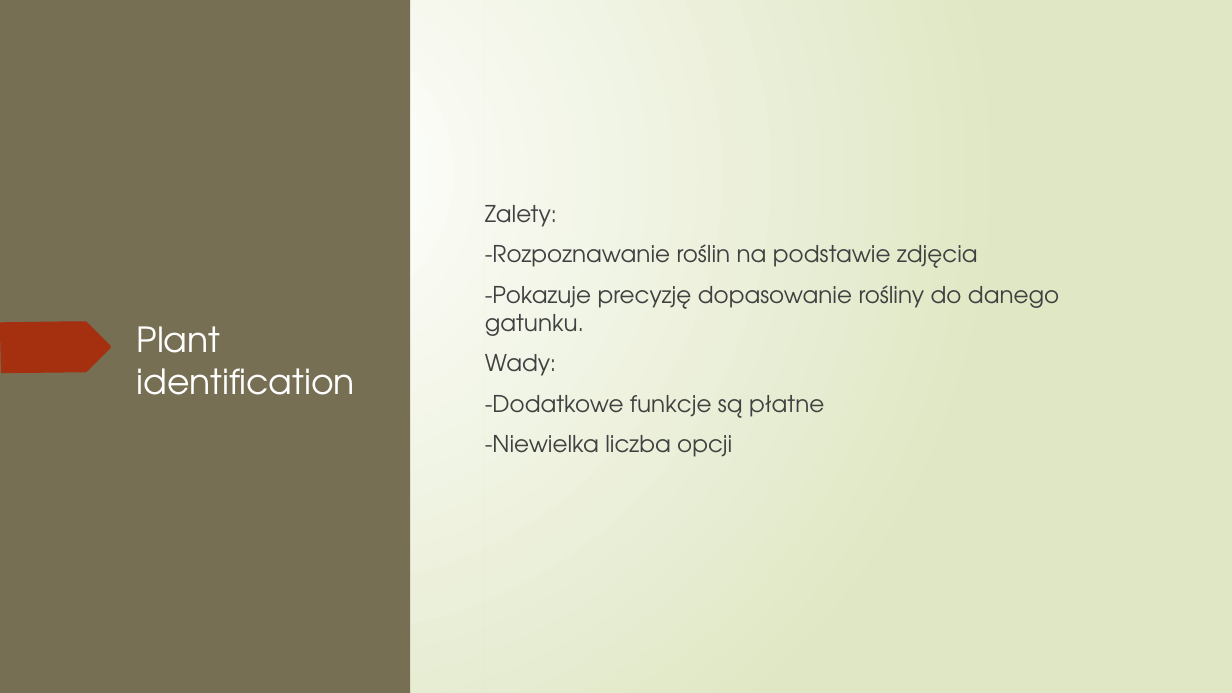
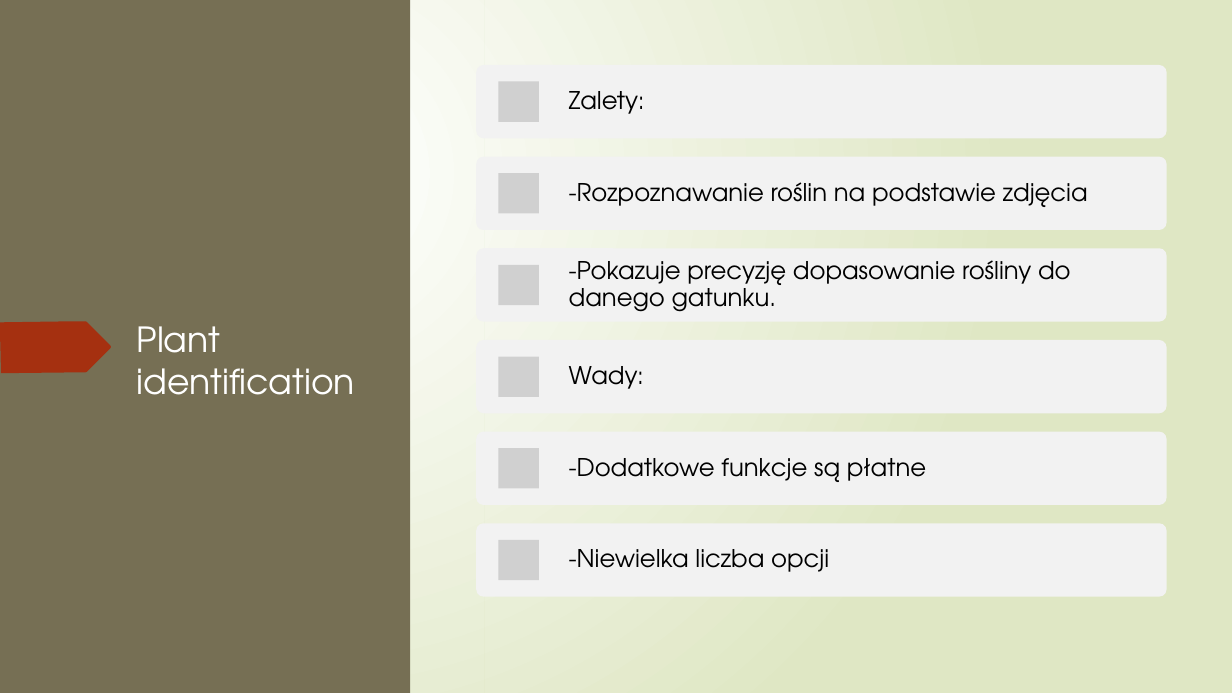
Before and after one commit to 247659/Plantify, a slide deck: slide 6 of Plantify.pptx. Drawn at 1232x693 pixels with LibreOffice and Linux fonts; fonts in the diff are those of the drawing; grey boxes stand for pictures. Boxes give left, top, right and bottom in pixels: in the first picture for what was removed or moved away, otherwise in the second. Text is boxed around its words. In the diff, an @@ line names an element or a change of style, - is before the commit and + after.

```diff
--- a/Plantify.pptx
+++ b/Plantify.pptx
@@ text removed at box(485, 205, 1059, 457) @@
-Zalety:
--Rozpoznawanie roślin na podstawie zdjęcia
--Pokazuje precyzję dopasowanie rośliny do danego gatunku.
-Wady:
--Dodatkowe funkcje są płatne
--Niewielka liczba opcji
@@ group added at box(476, 65, 1166, 596): 6 rounded rectangles, 6 pictures, 6 texts @@
+Zalety:
+-Rozpoznawanie roślin na podstawie zdjęcia
+-Pokazuje precyzję dopasowanie rośliny do danego gatunku.
+Wady:
+-Dodatkowe funkcje są płatne
+-Niewielka liczba opcji
```
Also in this commit, not shown: 17 other slides changed, 4 slides added, 10 slides removed, 10 other files.
